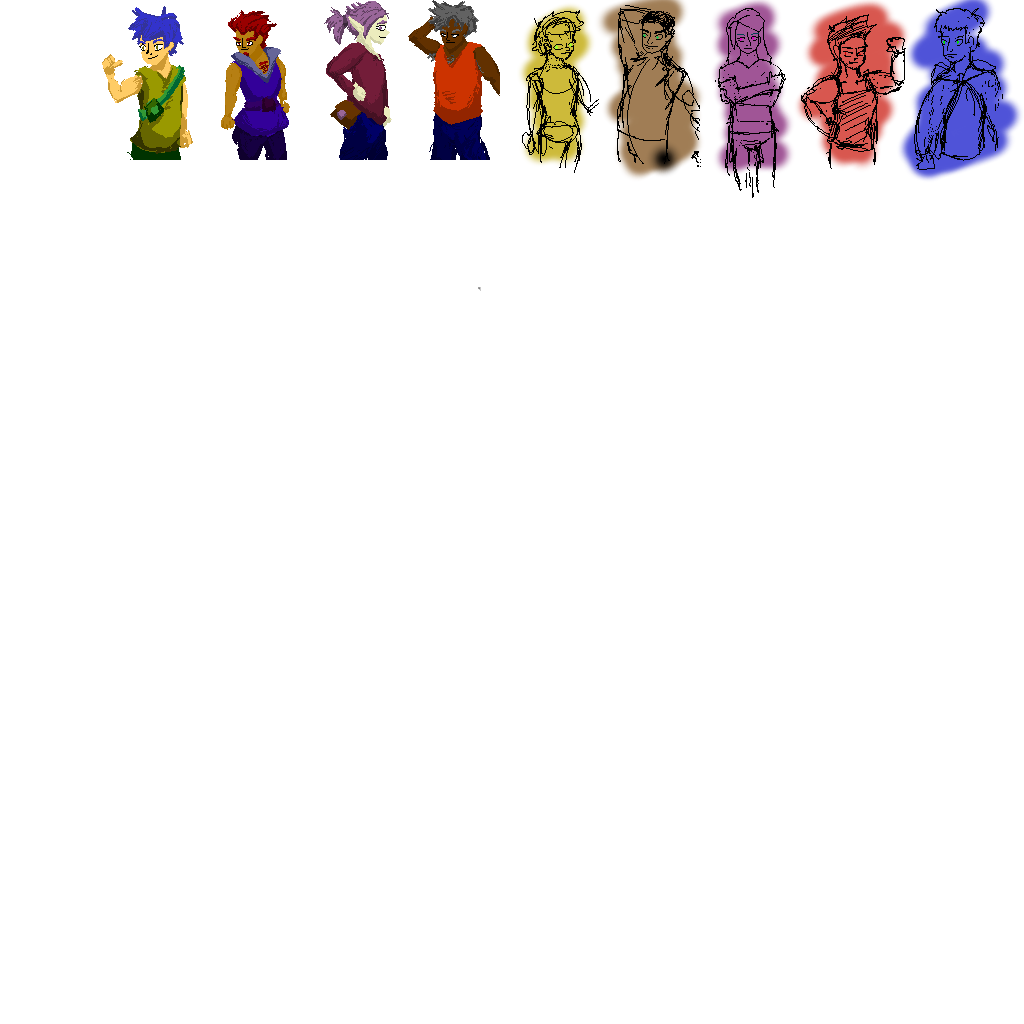
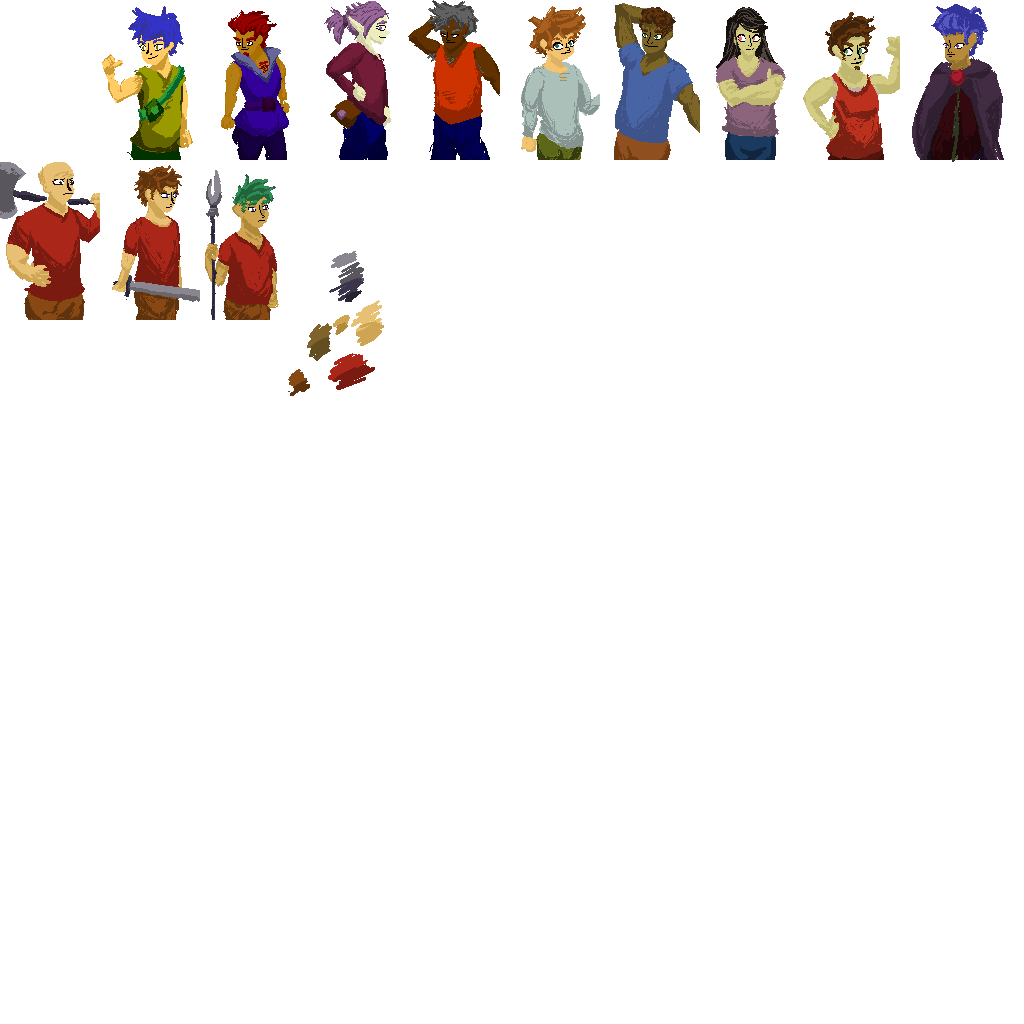
Two versions of the same layered image (1024×1024). Layer-by-layer changes:
added layer "eyes" above "charB" over [159, 190, 178, 208]
moved "charB" above "charA", painted on it over [0, 0, 1004, 396]
removed layer "sketch copy" over [522, 5, 1003, 198]
removed layer "colouring" over [478, 0, 1024, 291]
